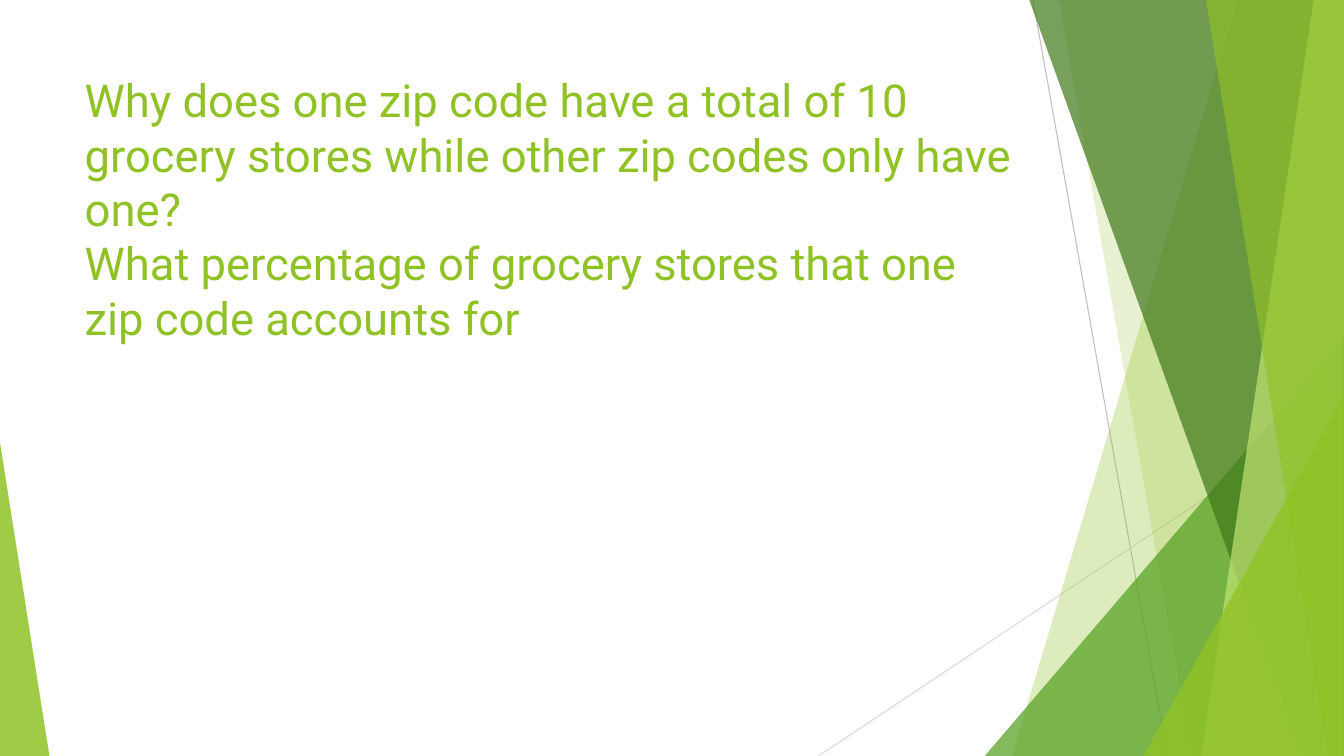
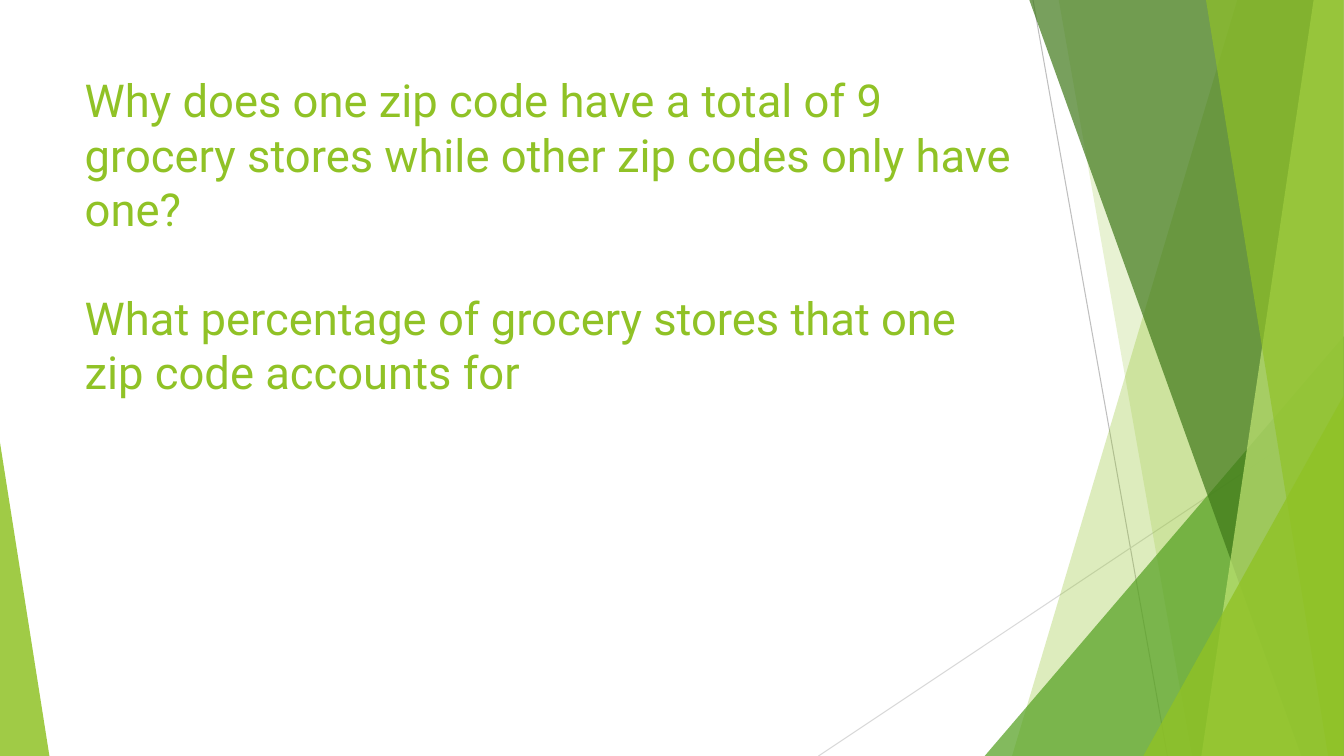
Before and after one commit to latestnight/capstone, a slide deck: slide 14 of food_desert_pp.pptx (slide 9 before the commit). Drawn at 1344x756 pixels with LibreOffice and Linux fonts; fonts in the diff are those of the drawing. Boxes give left, top, right and bottom in pixels: in the first picture for what was removed or moved away, otherwise in the second. Text is boxed around its words. In the diff, an @@ line names an element or a change of style, - is before the commit and + after.

```diff
--- a/food_desert_pp.pptx
+++ b/food_desert_pp.pptx
@@ title at (x1=85, y1=82, x2=1011, y2=399): text changed @@
-Why does one zip code have a total of 10 grocery stores while other zip codes only have one?
-What percentage of grocery stores that one zip code accounts for
+Why does one zip code have a total of 9 grocery stores while other zip codes only have one?
+What percentage of grocery stores that one zip code accounts for
```
Also in this commit, not shown: 6 other slides changed, 6 slides added, 7 slides removed, 13 other files.
